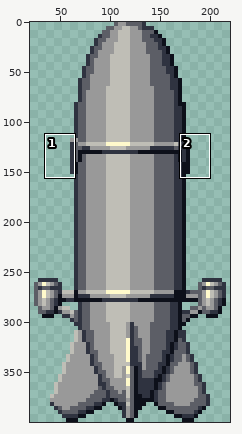
A sprite sheet gets an edit: apps/1945/assets/enemies/zepp/zeppelin.png. The picture above shows the old version from afar; the outline marks the close-up.
Close-up. First the earlier version:
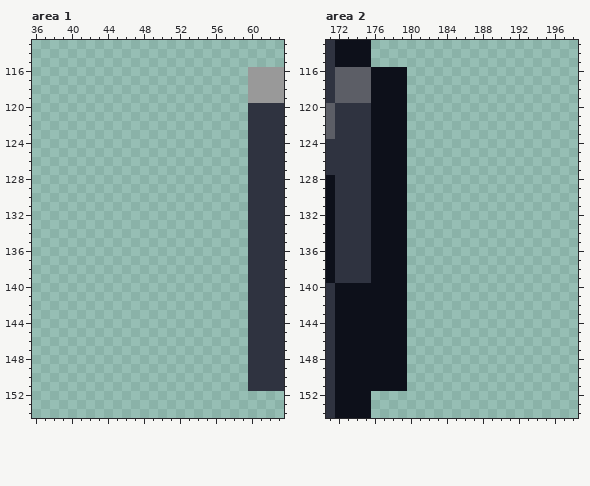
The file is 240x400 pixels. Shown: area 1: x 36..63, y 113..154; area 2: x 171..198, y 113..154. The wide view leaves out empty margins.
After the commit:
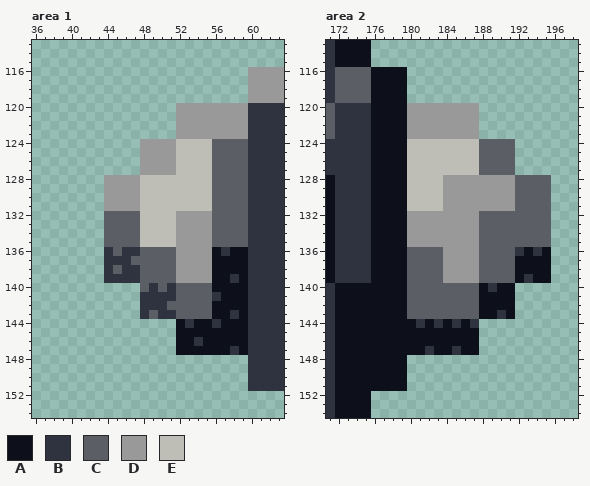
Palette (. is transparent): A #0d101a  B #2f3340  C #5c5e66  D #999999  E #bfbeb6
Log entry: [air-combat] Added Small pieces to Zeppelin body. This will improve performance by reducing number of images.
The edit:
{"where": "area 1"}
{"y":120,"x":52,"old":"........","new":"DDDDDDDD"}
{"y":121,"x":52,"old":"........","new":"DDDDDDDD"}
{"y":122,"x":52,"old":"........","new":"DDDDDDDD"}
{"y":123,"x":52,"old":"........","new":"DDDDDDDD"}
{"y":124,"x":48,"old":"............","new":"DDDDEEEECCCC"}
{"y":125,"x":48,"old":"............","new":"DDDDEEEECCCC"}
{"y":126,"x":48,"old":"............","new":"DDDDEEEECCCC"}
{"y":127,"x":48,"old":"............","new":"DDDDEEEECCCC"}
{"y":128,"x":44,"old":"................","new":"DDDDEEEEEEEECCCC"}
{"y":129,"x":44,"old":"................","new":"DDDDEEEEEEEECCCC"}
{"y":130,"x":44,"old":"................","new":"DDDDEEEEEEEECCCC"}
{"y":131,"x":44,"old":"................","new":"DDDDEEEEEEEECCCC"}
{"y":132,"x":44,"old":"................","new":"CCCCEEEEDDDDCCCC"}
{"y":133,"x":44,"old":"................","new":"CCCCEEEEDDDDCCCC"}
{"y":134,"x":44,"old":"................","new":"CCCCEEEEDDDDCCCC"}
{"y":135,"x":44,"old":"................","new":"CCCCEEEEDDDDCCCC"}
{"y":136,"x":44,"old":"................","new":"BCBBCCCCDDDDABAA"}
{"y":137,"x":44,"old":"................","new":"BBBCCCCCDDDDAAAA"}
{"y":138,"x":44,"old":"................","new":"BCBBCCCCDDDDAAAA"}
{"y":139,"x":44,"old":"................","new":"BBBBCCCCDDDDAABA"}
{"y":140,"x":48,"old":"............","new":"CBCBCCCCAAAA"}
{"y":141,"x":48,"old":"............","new":"BBBBCCCCBAAA"}
{"y":142,"x":48,"old":"............","new":"BBBCCCCCAAAA"}
{"y":143,"x":48,"old":"............","new":"BCBBCCCCAABA"}
{"y":144,"x":52,"old":"........","new":"ABAABAAA"}
{"y":145,"x":52,"old":"........","new":"AAAAAAAA"}
{"y":146,"x":52,"old":"........","new":"AABAAAAA"}
{"y":147,"x":52,"old":"........","new":"AAAAAABA"}
{"where": "area 2"}
{"y":120,"x":180,"old":"........","new":"DDDDDDDD"}
{"y":121,"x":180,"old":"........","new":"DDDDDDDD"}
{"y":122,"x":180,"old":"........","new":"DDDDDDDD"}
{"y":123,"x":180,"old":"........","new":"DDDDDDDD"}
{"y":124,"x":180,"old":"............","new":"EEEEEEEECCCC"}
{"y":125,"x":180,"old":"............","new":"EEEEEEEECCCC"}
{"y":126,"x":180,"old":"............","new":"EEEEEEEECCCC"}
{"y":127,"x":180,"old":"............","new":"EEEEEEEECCCC"}
{"y":128,"x":180,"old":"................","new":"EEEEDDDDDDDDCCCC"}
{"y":129,"x":180,"old":"................","new":"EEEEDDDDDDDDCCCC"}
{"y":130,"x":180,"old":"................","new":"EEEEDDDDDDDDCCCC"}
{"y":131,"x":180,"old":"................","new":"EEEEDDDDDDDDCCCC"}
{"y":132,"x":180,"old":"................","new":"DDDDDDDDCCCCCCCC"}
{"y":133,"x":180,"old":"................","new":"DDDDDDDDCCCCCCCC"}
{"y":134,"x":180,"old":"................","new":"DDDDDDDDCCCCCCCC"}
{"y":135,"x":180,"old":"................","new":"DDDDDDDDCCCCCCCC"}
{"y":136,"x":180,"old":"................","new":"CCCCDDDDCCCCBABA"}
{"y":137,"x":180,"old":"................","new":"CCCCDDDDCCCCAAAA"}
{"y":138,"x":180,"old":"................","new":"CCCCDDDDCCCCAAAA"}
{"y":139,"x":180,"old":"................","new":"CCCCDDDDCCCCABAA"}
{"y":140,"x":180,"old":"............","new":"CCCCCCCCABAA"}
{"y":141,"x":180,"old":"............","new":"CCCCCCCCAAAA"}
{"y":142,"x":180,"old":"............","new":"CCCCCCCCAAAA"}
{"y":143,"x":180,"old":"............","new":"CCCCCCCCAABA"}
{"y":144,"x":180,"old":"........","new":"ABABABAB"}
{"y":145,"x":180,"old":"........","new":"AAAAAAAA"}
{"y":146,"x":180,"old":"........","new":"AAAAAAAA"}
{"y":147,"x":180,"old":"........","new":"AABAABAA"}
{"label":"added","picture_box":[104,103,248,355]}
{"label":"added","picture_box":[407,103,551,355]}
